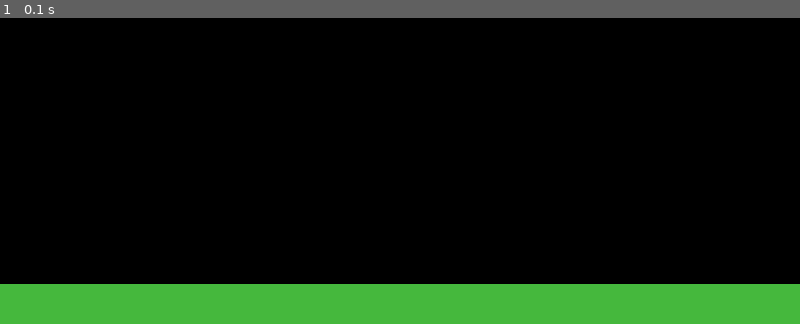
Above: before the commit, frame 1.
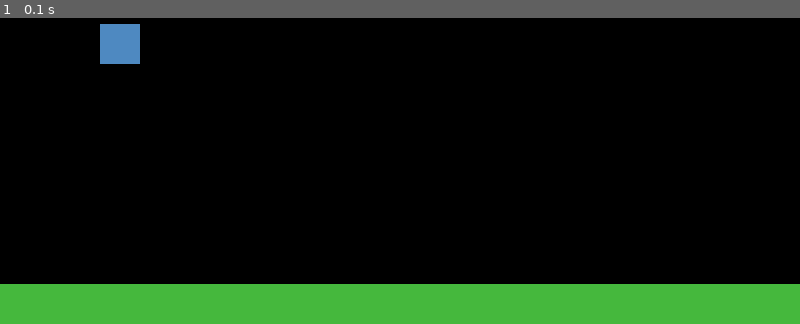
Above: after the commit, the same moment.

Repository: pablolupo84/projetc_pygame
Game: pygame game, started from main.py
Two runs of this game, one before a commit and one after it. Both use one fixed random seed, a clock stepped at 60 frames per second and the inputs below.
Inputs:
- Up to frame 1 (0.1 s): no input

The runs differ from the first frame. In frame 1, 0.7% of the frame differs, in the area x 12-18%, y 1-16%.

Commit message:
Jugador Principal

Diff:
--- a/game/config.py
+++ b/game/config.py
@@ -5,3 +5,4 @@
 
 BLACK=(0,0,0)
 GREEN=(69,184,61)
+BLUE=(78,137,193)
--- a/game/game.py
+++ b/game/game.py
@@ -3,6 +3,7 @@
 
 from .config import *
 from .platform import Platform
+from .player import Player
 
 class Game:
     def __init__(self):
@@ -21,9 +22,12 @@
 
     def generate_elements(self):
         self.platform=Platform()
+        self.player=Player()
 
         self.sprites=pygame.sprite.Group()
         self.sprites.add(self.platform)
+        self.sprites.add(self.player)
+
 
     def run(self):
         while self.running:
--- /dev/null
+++ b/game/player.py
@@ -0,0 +1,15 @@
+import pygame
+
+from .config import *
+
+class Player (pygame.sprite.Sprite):
+
+    def __init__(self):
+        pygame.sprite.Sprite.__init__(self)
+
+        self.image=pygame.Surface((40,40))
+        self.image.fill(BLUE)
+
+        self.rect = self.image.get_rect()
+        self.rect.x=100
+        self.rect.y=100
